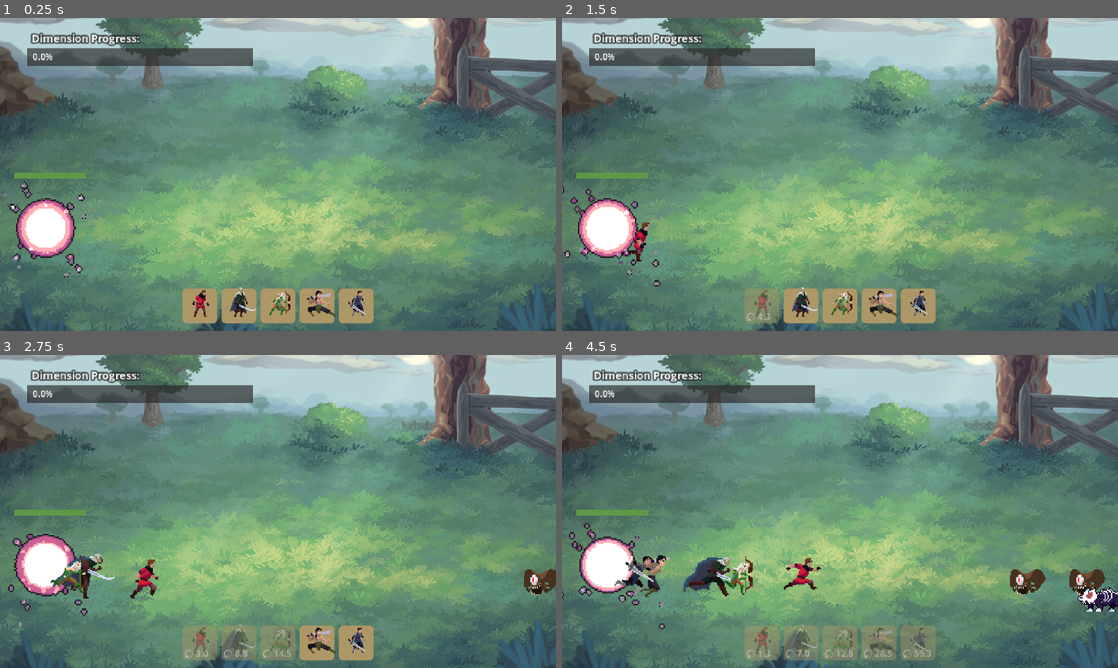
Above: before the commit, frames 1-4 (two rows, left to right).
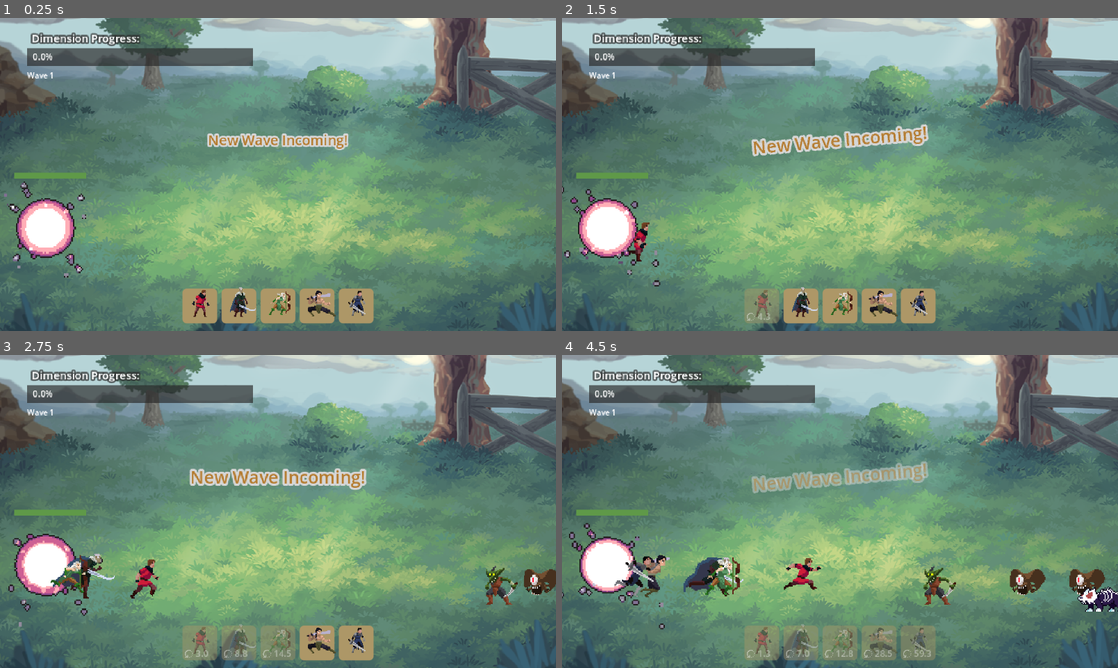
Above: after the commit, the same moments.

Repository: rockgem/finntalisker-dimension-wars
Game: Godot game, scene res://scenes/Main.tscn
Two runs of this game, one before a commit and one after it. Both use one fixed random seed, a clock stepped at 60 frames per second and the inputs below.
Inputs (mouse positions are in pixels of both pictures, inside the frame that each line leads up to):
- Up to frame 1 (0.25 s): no input
- Up to frame 2 (1.5 s): move the mouse to (762, 305) at 0.52 s; click (762, 305) at 0.67 s; move the mouse to (801, 305) at 1.27 s; click (801, 305) at 1.42 s
- Up to frame 3 (2.75 s): move the mouse to (278, 642) at 2.02 s; click (278, 642) at 2.17 s
- Up to frame 4 (4.5 s): move the mouse to (878, 642) at 2.77 s; click (878, 642) at 2.92 s; move the mouse to (917, 642) at 3.52 s; click (917, 642) at 3.67 s; move the mouse to (673, 464) at 4.27 s; click (673, 464) at 4.42 s

The runs differ from the first frame. In frame 1, 1.0% of the frame differs, in the area x 4-63%, y 17-43%; in frame 2, 1.5%; in frame 3, 1.9%; in frame 4, 2.4%, in the area x 4-71%, y 17-80%.

Commit message:
new wave warning

Diff:
--- a/actors/entities/Troop.gd
+++ b/actors/entities/Troop.gd
@@ -56,6 +56,14 @@
 		STATE.WALKING:
 			global_position.x += data['move_speed'] * direction.x * delta
 			$AnimatedSprite2D.play("run")
+
+			if is_player:
+				if global_position.x > get_viewport().get_visible_rect().size.x:
+					queue_free()
+			else:
+				if global_position.x < ManagerGame.global_game_ref.player_spawn_position.x:
+					ManagerGame.global_game_ref.portal_hp -= 5
+					queue_free()
 		STATE.ATTACKING:
 			# we don't execute anything in this block when we are in "attack" animation
 			# weird shit happens if this check does not exists
--- /dev/null
+++ b/actors/etc/NewWaveWarning.gd
@@ -0,0 +1,13 @@
+extends Node2D
+
+
+func _ready() -> void:
+	scale = Vector2.ZERO
+
+	var t = create_tween().set_parallel()
+	t.tween_property(self, 'modulate:a', 0.0, 1.0).set_delay(4.0)
+	t.tween_property(self, 'scale', Vector2.ONE, .4).set_trans(Tween.TRANS_BOUNCE).set_ease(Tween.EASE_OUT)
+
+	await t.finished
+
+	queue_free()
--- /dev/null
+++ b/actors/etc/NewWaveWarning.tscn
@@ -0,0 +1,70 @@
+[gd_scene load_steps=5 format=3 uid="uid://cfr32svnqief8"]
+
+[ext_resource type="Script" uid="uid://gckdjsq5f3yn" path="res://actors/etc/NewWaveWarning.gd" id="1_m7pui"]
+
+[sub_resource type="Animation" id="Animation_0km3x"]
+resource_name = "new_animation"
+length = 0.4
+loop_mode = 1
+step = 0.1
+tracks/0/type = "value"
+tracks/0/imported = false
+tracks/0/enabled = true
+tracks/0/path = NodePath(".:rotation")
+tracks/0/interp = 1
+tracks/0/loop_wrap = true
+tracks/0/keys = {
+"times": PackedFloat32Array(0, 0.1, 0.2, 0.3),
+"transitions": PackedFloat32Array(1, 1, 1, 1),
+"update": 0,
+"values": [0.0872665, -0.0872665, 0.0872665, -0.0872665]
+}
+
+[sub_resource type="Animation" id="Animation_m7pui"]
+length = 0.001
+tracks/0/type = "value"
+tracks/0/imported = false
+tracks/0/enabled = true
+tracks/0/path = NodePath(".:rotation")
+tracks/0/interp = 1
+tracks/0/loop_wrap = true
+tracks/0/keys = {
+"times": PackedFloat32Array(0),
+"transitions": PackedFloat32Array(1),
+"update": 0,
+"values": [0.0872665]
+}
+
+[sub_resource type="AnimationLibrary" id="AnimationLibrary_m7pui"]
+_data = {
+&"RESET": SubResource("Animation_m7pui"),
+&"new_animation": SubResource("Animation_0km3x")
+}
+
+[node name="NewWaveWarning" type="Node2D"]
+rotation = 0.0872665
+script = ExtResource("1_m7pui")
+
+[node name="Label" type="Label" parent="."]
+anchors_preset = 8
+anchor_left = 0.5
+anchor_top = 0.5
+anchor_right = 0.5
+anchor_bottom = 0.5
+offset_left = -81.0
+offset_top = -11.5
+offset_right = 81.0
+offset_bottom = 11.5
+grow_horizontal = 2
+grow_vertical = 2
+theme_override_colors/font_color = Color(0.708024, 0.485279, 0.187707, 1)
+theme_override_colors/font_outline_color = Color(0.838897, 0.838897, 0.838897, 1)
+theme_override_constants/outline_size = 8
+text = "New Wave Incoming!"
+horizontal_alignment = 1
+
+[node name="AnimationPlayer" type="AnimationPlayer" parent="."]
+libraries = {
+&"": SubResource("AnimationLibrary_m7pui")
+}
+autoplay = "new_animation"
--- a/globals/ManagerGame.gd
+++ b/globals/ManagerGame.gd
@@ -2,6 +2,7 @@
 
 
 signal troop_clicked(ref)
+signal new_wave_initiated
 
 
 var areas_troops = {
--- a/scenes/Main.gd
+++ b/scenes/Main.gd
@@ -16,8 +16,8 @@
 
 var player_spawn_position = Vector2(36, 204)
 var enemy_spawn_count_min = 3
-var enemy_spawn_count_max = 5
-var wave = 1
+var enemy_spawn_count_max = 4
+var wave = 0
 var wave_max = 10
 
 # this is used to scale enemies' hp and overall attack damage
@@ -40,6 +40,7 @@
 	$Portal/HP.value = portal_hp
 	$UI/DimensionProgress.value = dimension_progress
 	$UI/DimensionProgress/Percentage.text = '%0.01f%%' % dimension_progress
+	$UI/DimensionProgress/Wave.text = 'Wave %s' % int(wave)
 
 	# constantly check if all enemies are cleared
 	var has_active = false
@@ -54,6 +55,9 @@
 
 
 func spawn_enemy_wave():
+	print('New Wave Initiated!')
+	ManagerGame.new_wave_initiated.emit()
+
 	wave += 1
 	enemy_spawn_count_max += 1
 	difficulty_scale += 0.1
--- a/scenes/Main.tscn
+++ b/scenes/Main.tscn
@@ -410,6 +410,18 @@
 theme_override_font_sizes/font_size = 8
 text = "40%"
 
+[node name="Wave" type="Label" parent="UI/DimensionProgress"]
+layout_mode = 1
+anchors_preset = 2
+anchor_top = 1.0
+anchor_bottom = 1.0
+offset_top = 4.0
+offset_right = 43.0
+offset_bottom = 15.0
+grow_vertical = 0
+theme_override_font_sizes/font_size = 7
+text = "Wave 99"
+
 [node name="Portal" type="AnimatedSprite2D" parent="."]
 position = Vector2(45, 196)
 scale = Vector2(1.38, 1.38)
--- a/scenes/Ui.gd
+++ b/scenes/Ui.gd
@@ -1,4 +1,8 @@
 extends CanvasLayer
+
+
+func _ready() -> void:
+	ManagerGame.new_wave_initiated.connect(on_new_wave_initiated)
 
 
 func load_troops_display(troops_data: Dictionary):
@@ -10,3 +14,11 @@
 		i.data = troops_data[troop]
 
 		$TroopDisplayBox.add_child(i)
+
+
+func on_new_wave_initiated():
+	var i = load('res://actors/etc/NewWaveWarning.tscn').instantiate()
+	i.position.x = get_viewport().get_visible_rect().size.x / 2
+	i.position.y = get_viewport().get_visible_rect().size.y / 2 - 32.0
+
+	add_child(i)
Not shown, added: actors/etc/NewWaveWarning.gd.uid
